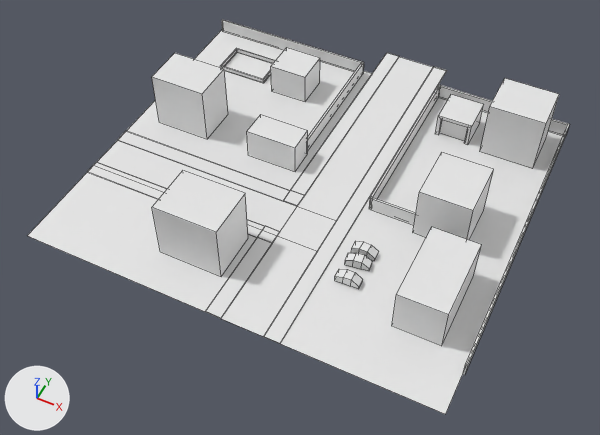
One commit to the Blender file Blender/Models/Map/Mapikka.blend: the scene before it, then after it.
Rendered twice from a 50 mm lens placed at (49.9, -92.8, 113.2), pointed at (4.6, -2.1, -0.2). Lighting does not change. The marker at lower left points along +X, +Y and +Z. Mesh edges are drawn as thin lines.

Names of what the first picture shows: 'Building_Sketches', 'Ground', 'Ground.001', 'Sidewalk', 'Walls'.
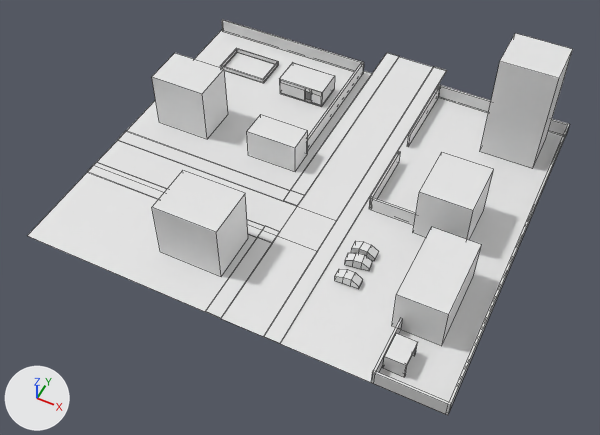
The change, as a list of edits to the scene's bpy script:
```text
Change me_plane:
    used by ob_building_sketches; location = (0.0, 0.0, 0.0)
    verts and faces of me_plane; kept vertices keep their numbers, new ones are numbered from 88
    before: 40 (39.1, 29.0, 11.6) at pixel (546, 123), 41 (39.1, 38.3, 11.6) at pixel (559, 94), 42 (28.4, 29.0, 11.6) at pixel (489, 106), 43 (28.4, 38.3, 11.6) at pixel (504, 78)
    remove me_plane.from_pydata(...)  # 88 vertices, 69 faces; spans x -32.6..39.1, y -20.5..38.3, z 0.0..11.6
    add me_plane.from_pydata(...)  # 80 vertices, 63 faces; spans x -32.6..39.1, y -24.8..38.3, z 0.0..22.0
    me_plane part 1: a new loose piece of 16 vertices spanning x 30.4..34.1, y -24.8..-20.0, z 0.0..3.5
    me_plane part 2: the loose piece of 16 vertices spanning x 18.9..25.7, y 29.9..37.1, z 0.0..4.9 is deleted
    me_plane part 3: the loose piece of 8 vertices spanning x -16.7..-8.8, y 27.1..34.2, z 0.0..6.5 is deleted
    me_plane part 4
    add for i in [*range(40, 44)]: verts[i] += (0.0, 0.0, 10.4)
Change me_plane_003:
    used by ob_walls; location = (0.0, 0.0, 0.0)
    remove me_plane_003.from_pydata(...)  # 26 vertices, 11 faces; spans x -36.6..42.3, y -20.3..41.2, z 0.0
    add me_plane_003.from_pydata(...)  # 38 vertices, 16 faces; spans x -36.6..42.3, y -28.0..41.2, z 0.0
    me_plane_003 part 5
    2 vertices are removed from x 41.9..42.3, y -20.3, z 0.0
    2 faces are deleted
    7 vertices are added at x 15.0..41.9, y -28.0..24.0, z 0.0
    7 new vertices lie (0.4, 0.0, 0.0) away from vertices in x 15.0..41.9, y -28.0..24.0, z 0.0
    7 new faces join them
Add me_plane_005:
    me_plane_005.from_pydata(...)  # 32 vertices, 26 faces; spans x -14.79..-5.0, y 27.09..33.21, z 0.0..3.92
Add ob_home:
    ob_home = bpy.data.objects.new('Home', me_plane_005)
    ob_home.location = (0.0, 0.0, 0.0)
    _m = ob_home.modifiers.new('Solidify', 'SOLIDIFY')
```

Where the change shows, as pixel boxes (x1, y1, x2, y2) in the pictures (600 x 435 px; the box of a moved part takes in the faces that stretch with it):
'Building_Sketches', reshaped (15% taller): before (152, 48, 559, 346); after (152, 33, 573, 377)
'Walls', reshaped (11% taller): before (222, 19, 570, 375); after (222, 19, 570, 415)
'Home', added: after (279, 63, 335, 107)
part 1 of me_plane, added: after (383, 333, 418, 377)
part 2 of me_plane, deleted: before (436, 95, 484, 144)
part 3 of me_plane, deleted: before (271, 48, 320, 102)
part 4 of me_plane, moved or reshaped: before (480, 78, 559, 169); after (480, 33, 573, 169)
part 5 of me_plane_003, built on: before (371, 87, 569, 375); after (371, 87, 569, 415)
